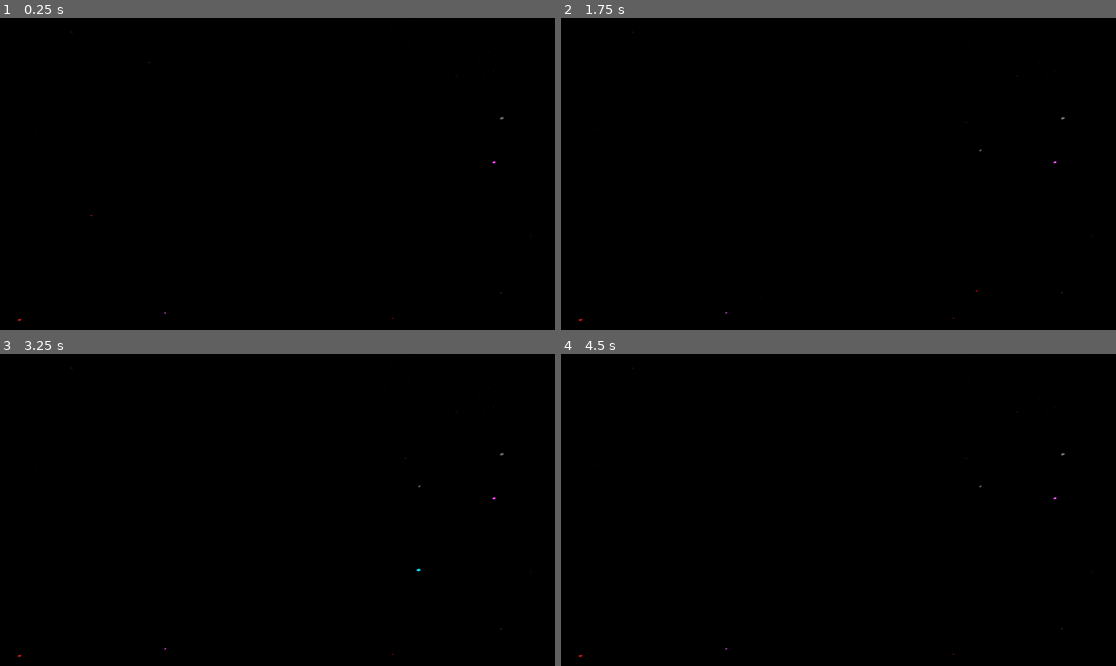
Above: before the commit, frames 1-4 (two rows, left to right).
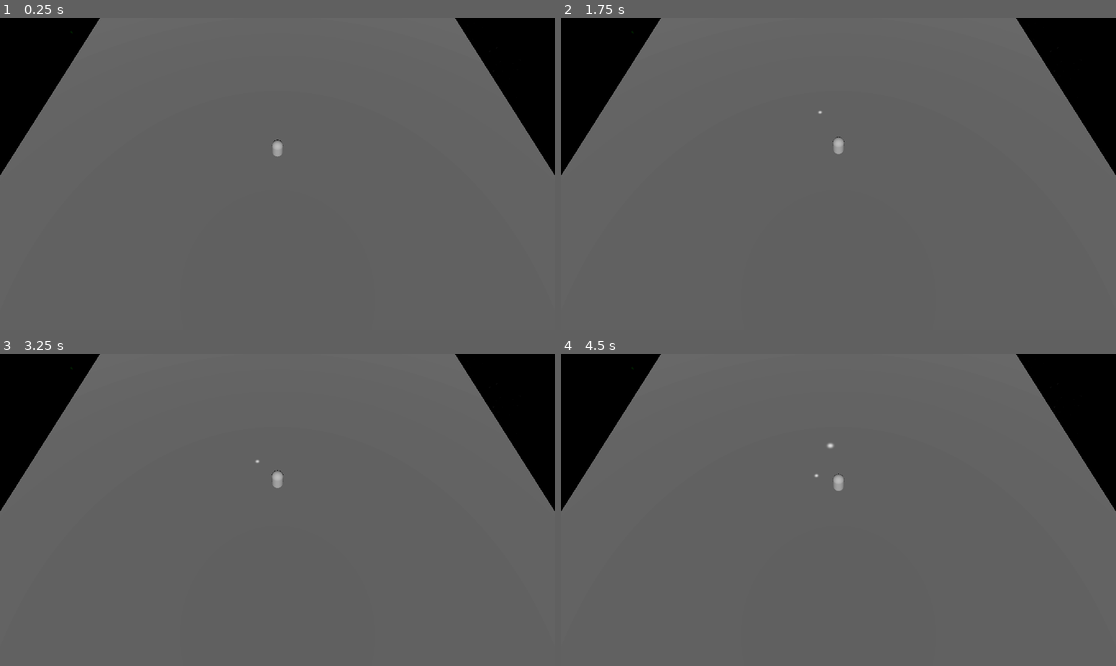
Above: after the commit, the same moments.

Repository: MisterIXI/gmtk25
Game: Godot game, scene res://scenes/_debug/test_game_scene.tscn
Same seed, same stepped clock (60 frames per second), same inputs: the game is played once before the commit and once after it. The project has no main scene, so this scene is started directly.
Inputs (mouse positions are in pixels of both pictures, inside the frame that each line leads up to):
- Up to frame 1 (0.25 s): no input
- Up to frame 2 (1.75 s): tap Enter (ui_accept) at 0.5, 0.77, 0.8, 1.07, 1.25, 1.35, 1.52 s; move the mouse to (960, 158) at 0.52 s; hold Right (ui_right) 0.53-1.28 s; tap Space (action, bound only after the commit) at 0.6, 1.55 s; move the mouse to (727, 189) at 1.27 s; hold Down (ui_down) from 1.28 s (still down)
- Up to frame 3 (3.25 s): tap Enter (ui_accept) at 1.82, 2, 2.3, 2.75, 3.02 s; move the mouse to (333, 441) at 2.02 s; release Down (ui_down) at 2.03 s; hold Right (ui_right) 2.03-2.78 s; tap Space (action, bound only after the commit) at 2.1, 2.85 s; move the mouse to (249, 572) at 2.77 s; hold Up (ui_up) from 2.78 s (still down)
- Up to frame 4 (4.5 s): tap Enter (ui_accept) at 3.32, 3.5, 3.6, 3.77, 4.07, 4.25 s; move the mouse to (1005, 556) at 3.52 s; release Up (ui_up) at 3.53 s; hold Left (ui_left) from 3.53 s (still down); move the mouse to (672, 463) at 4.27 s; tap Space (action, bound only after the commit) at 4.35 s

The runs differ from the first frame. In frame 1, 91% of the frame differs, in the area x 0-100%, y 0-100%; in frame 2, 91%; in frame 3, 91%; in frame 4, 91%.

Commit message:
robo_chan

Diff:
--- a/project.godot
+++ b/project.godot
@@ -25,3 +25,48 @@
 "res://scenes/": "blue",
 "res://scenes/_debug/": "pink"
 }
+
+[input]
+
+move_left={
+"deadzone": 0.2,
+"events": [Object(InputEventKey,"resource_local_to_scene":false,"resource_name":"","device":-1,"window_id":0,"alt_pressed":false,"shift_pressed":false,"ctrl_pressed":false,"meta_pressed":false,"pressed":false,"keycode":0,"physical_keycode":65,"key_label":0,"unicode":97,"location":0,"echo":false,"script":null)
+, Object(InputEventJoypadMotion,"resource_local_to_scene":false,"resource_name":"","device":-1,"axis":0,"axis_value":-1.0,"script":null)
+]
+}
+move_right={
+"deadzone": 0.2,
+"events": [Object(InputEventKey,"resource_local_to_scene":false,"resource_name":"","device":-1,"window_id":0,"alt_pressed":false,"shift_pressed":false,"ctrl_pressed":false,"meta_pressed":false,"pressed":false,"keycode":0,"physical_keycode":68,"key_label":0,"unicode":100,"location":0,"echo":false,"script":null)
+, Object(InputEventJoypadMotion,"resource_local_to_scene":false,"resource_name":"","device":-1,"axis":0,"axis_value":1.0,"script":null)
+]
+}
+move_up={
+"deadzone": 0.2,
+"events": [Object(InputEventKey,"resource_local_to_scene":false,"resource_name":"","device":-1,"window_id":0,"alt_pressed":false,"shift_pressed":false,"ctrl_pressed":false,"meta_pressed":false,"pressed":false,"keycode":0,"physical_keycode":87,"key_label":0,"unicode":119,"location":0,"echo":false,"script":null)
+, Object(InputEventJoypadMotion,"resource_local_to_scene":false,"resource_name":"","device":-1,"axis":1,"axis_value":-1.0,"script":null)
+]
+}
+move_down={
+"deadzone": 0.2,
+"events": [Object(InputEventKey,"resource_local_to_scene":false,"resource_name":"","device":-1,"window_id":0,"alt_pressed":false,"shift_pressed":false,"ctrl_pressed":false,"meta_pressed":false,"pressed":false,"keycode":0,"physical_keycode":83,"key_label":0,"unicode":115,"location":0,"echo":false,"script":null)
+, Object(InputEventJoypadMotion,"resource_local_to_scene":false,"resource_name":"","device":-1,"axis":1,"axis_value":1.0,"script":null)
+]
+}
+action={
+"deadzone": 0.2,
+"events": [Object(InputEventKey,"resource_local_to_scene":false,"resource_name":"","device":-1,"window_id":0,"alt_pressed":false,"shift_pressed":false,"ctrl_pressed":false,"meta_pressed":false,"pressed":false,"keycode":0,"physical_keycode":32,"key_label":0,"unicode":32,"location":0,"echo":false,"script":null)
+, Object(InputEventJoypadButton,"resource_local_to_scene":false,"resource_name":"","device":-1,"button_index":0,"pressure":0.0,"pressed":false,"script":null)
+]
+}
+escape={
+"deadzone": 0.2,
+"events": [Object(InputEventKey,"resource_local_to_scene":false,"resource_name":"","device":-1,"window_id":0,"alt_pressed":false,"shift_pressed":false,"ctrl_pressed":false,"meta_pressed":false,"pressed":false,"keycode":0,"physical_keycode":4194305,"key_label":0,"unicode":0,"location":0,"echo":false,"script":null)
+, Object(InputEventJoypadButton,"resource_local_to_scene":false,"resource_name":"","device":-1,"button_index":6,"pressure":0.0,"pressed":false,"script":null)
+]
+}
+pause={
+"deadzone": 0.2,
+"events": [Object(InputEventKey,"resource_local_to_scene":false,"resource_name":"","device":-1,"window_id":0,"alt_pressed":false,"shift_pressed":false,"ctrl_pressed":false,"meta_pressed":false,"pressed":false,"keycode":0,"physical_keycode":80,"key_label":0,"unicode":112,"location":0,"echo":false,"script":null)
+, Object(InputEventJoypadButton,"resource_local_to_scene":false,"resource_name":"","device":-1,"button_index":4,"pressure":0.0,"pressed":false,"script":null)
+]
+}
--- a/scenes/Entities/Background/Skybox.tscn
+++ b/scenes/Entities/Background/Skybox.tscn
@@ -45,7 +45,7 @@
 emission_sphere_radius = 128.0
 direction = Vector3(0, 1, 0)
 spread = 180.0
-gravity = Vector3(0, 1, 0)
+gravity = Vector3(0, 0.1, 0)
 initial_velocity_max = 1.0
 linear_accel_curve = SubResource("Curve_uk2ta")
 radial_accel_min = -1.0
@@ -54,5 +54,5 @@
 tangential_accel_max = 1.0
 damping_max = 0.5
 angle_max = 720.0
-scale_amount_max = 3.0
+scale_amount_min = 0.2
 scale_amount_curve = SubResource("Curve_60md7")
--- a/scenes/Entities/Player/robo_chan.gd
+++ b/scenes/Entities/Player/robo_chan.gd
@@ -1,9 +1,12 @@
 extends CharacterBody3D
 
 
-const SPEED = 5.0
-const JUMP_VELOCITY = 4.5
-
+const SPEED : float = 7.5
+const JUMP_VELOCITY : float = 4.5
+const ACCELERATION : float  = 10
+# Private Variables
+var _input_direction : Vector2  = Vector2.ZERO
+var _current_direction : Vector3 = Vector3.ZERO
 
 func _physics_process(delta: float) -> void:
 	# Add the gravity.
@@ -11,16 +14,17 @@
 		velocity += get_gravity() * delta
 
 	# Handle jump.
-	if Input.is_action_just_pressed("ui_accept") and is_on_floor():
+	if Input.is_action_just_pressed("action") and is_on_floor():
+		#case if nearby object else jump
 		velocity.y = JUMP_VELOCITY
 
 	# Get the input direction and handle the movement/deceleration.
 	# As good practice, you should replace UI actions with custom gameplay actions.
-	var input_dir := Input.get_vector("ui_left", "ui_right", "ui_up", "ui_down")
-	var direction := (transform.basis * Vector3(input_dir.x, 0, input_dir.y)).normalized()
-	if direction:
-		velocity.x = direction.x * SPEED
-		velocity.z = direction.z * SPEED
+	_input_direction = Input.get_vector("move_left", "move_right", "move_up", "move_down")
+	_current_direction = (transform.basis * Vector3(_input_direction.x, 0,_input_direction.y)).normalized()
+	if _current_direction:
+		velocity.x = move_toward(velocity.x, _current_direction.x * SPEED, ACCELERATION)
+		velocity.z =move_toward(velocity.z, _current_direction.z * SPEED, ACCELERATION)
 	else:
 		velocity.x = move_toward(velocity.x, 0, SPEED)
 		velocity.z = move_toward(velocity.z, 0, SPEED)
--- a/scenes/_debug/test_game_scene.tscn
+++ b/scenes/_debug/test_game_scene.tscn
@@ -28,6 +28,11 @@
 
 [node name="CollisionShape3D" type="CollisionShape3D" parent="Ground/StaticBody3D"]
 shape = SubResource("ConcavePolygonShape3D_kjmys")
+debug_fill = false
+
+[node name="Camera3D" type="Camera3D" parent="."]
+transform = Transform3D(1, 0, 0, 0, 0.42261824, 0.9063078, 0, -0.9063078, 0.42261824, 0, 16.659, 10.02)
+size = 4.0
 
 [node name="Robo_Chan" type="CharacterBody3D" parent="."]
 transform = Transform3D(1, 0, 0, 0, 1, 0, 0, 0, 1, 0, 1, 0)
@@ -39,6 +44,5 @@
 [node name="MeshInstance3D" type="MeshInstance3D" parent="Robo_Chan"]
 mesh = SubResource("CapsuleMesh_bdigk")
 
-[node name="Camera3D" type="Camera3D" parent="Robo_Chan"]
-transform = Transform3D(0.9999999, 0, 0, 0, 0.42261824, 0.90630776, 0, -0.9063078, 0.4226182, 0, 27.359, 20.38)
-size = 4.0
+[node name="DirectionalLight3D" type="DirectionalLight3D" parent="."]
+transform = Transform3D(1, 0, 0, 0, 0.7460574, 0.6658817, 0, -0.6658817, 0.7460574, 0, 6.9993114, 0)
Not shown, removed: assets/textures/skybox/main_project_file.afdesign~lock~
